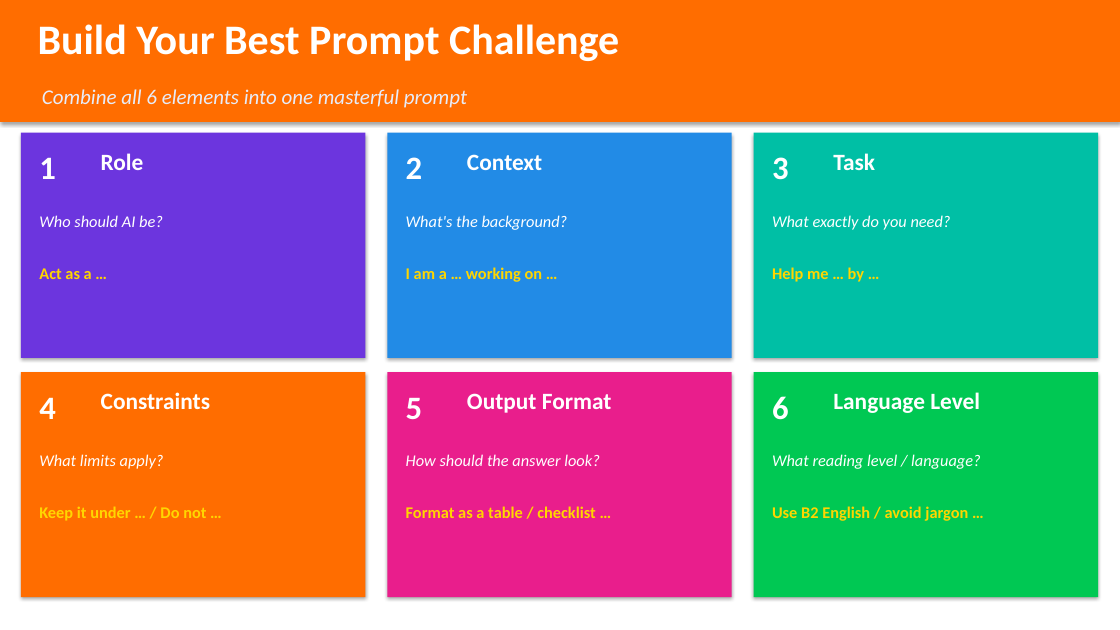
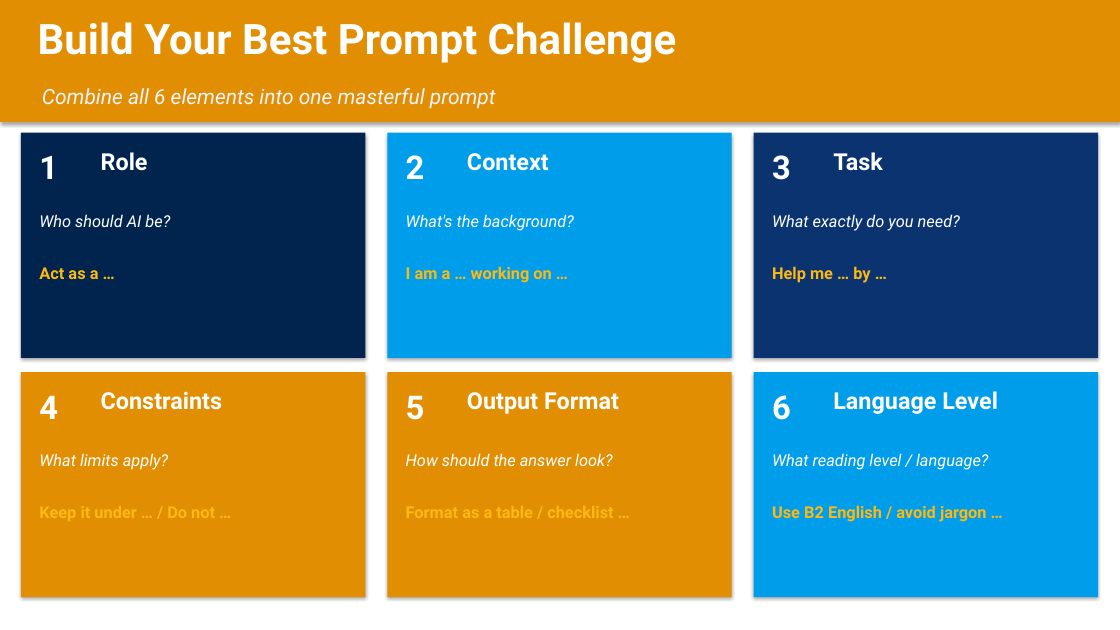
Before and after one commit to pegleg31/powerpoints, a slide deck: slide 40 of AI_Workshop_Presentation.pptx. Drawn at 1120x630 pixels with LibreOffice and Linux fonts; fonts in the diff are those of the drawing. Boxes give left, top, right and bottom in pixels: in the first picture for what was removed or moved away, otherwise in the second. Text is boxed around its words. In the diff, an @@ line names an element or a change of style, - is before the commit and + after.

```diff
--- a/AI_Workshop_Presentation.pptx
+++ b/AI_Workshop_Presentation.pptx
@@ rectangle at [0, 0, 1120, 122]: fill #FF6D00 to #E28E03 @@
@@ text "Combine all 6 elements into ..." at [42, 88, 496, 109]: font Calibri to Roboto, text colour #E8ECF8 to #F0F4FA @@
@@ rectangle at [21, 133, 365, 358]: fill #6C35DE to #00244E @@
@@ rectangle at [387, 133, 732, 358]: fill #228BE6 to #009DEA @@
@@ rectangle at [754, 133, 1098, 358]: fill #00BFA5 to #0A3370 @@
@@ rectangle at [21, 372, 365, 597]: fill #FF6D00 to #E28E03 @@
@@ rectangle at [387, 372, 732, 597]: fill #E91E8C to #E28E03 @@
@@ rectangle at [754, 372, 1098, 597]: fill #00C853 to #009DEA @@
@@ font Calibri to Roboto in 19 elements at [38, 22, 677, 63], [39, 155, 58, 179], [101, 152, 148, 171], [39, 214, 170, 227], [406, 155, 425, 179], [467, 153, 549, 171], [406, 214, 574, 231], [772, 155, 791, 180], [833, 152, 883, 171], [772, 214, 960, 231], [39, 395, 58, 419], [101, 391, 222, 410], [39, 453, 168, 470], [406, 395, 425, 420], [467, 392, 619, 414], [406, 453, 613, 466], [772, 395, 791, 420], [833, 391, 998, 414], [772, 453, 988, 470] @@
@@ text removed at [39, 506, 206, 521] @@
-Keep it under … / Do not …
@@ text removed at [406, 506, 596, 518] @@
-Format as a table / checklist …
@@ font Calibri to Roboto, text colour #FFD600 to #FDB913 in 4 elements at [39, 267, 99, 279], [406, 266, 551, 283], [772, 266, 870, 283], [772, 505, 987, 522] @@
```
Also in this commit, not shown: 43 other slides changed, 1 other file.
